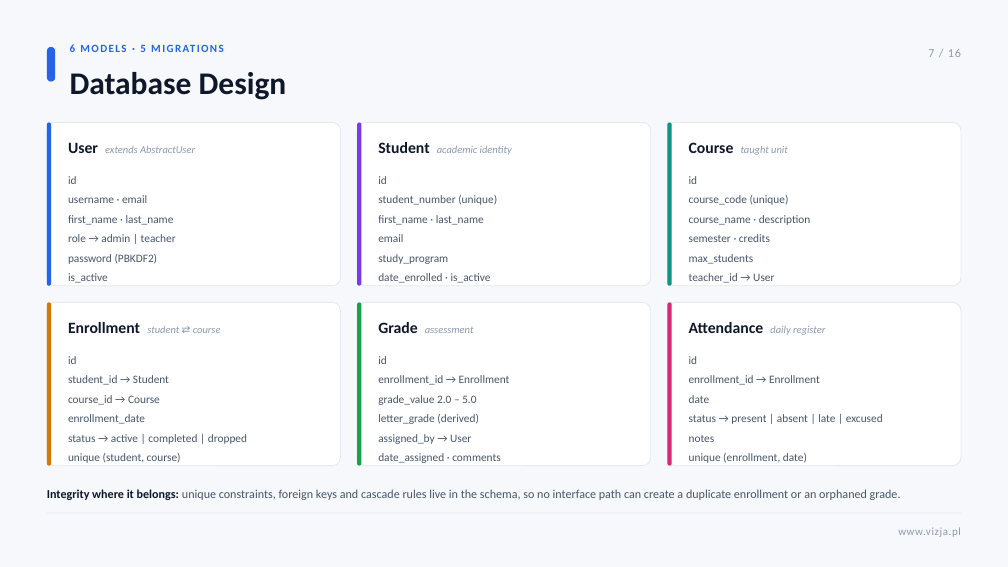
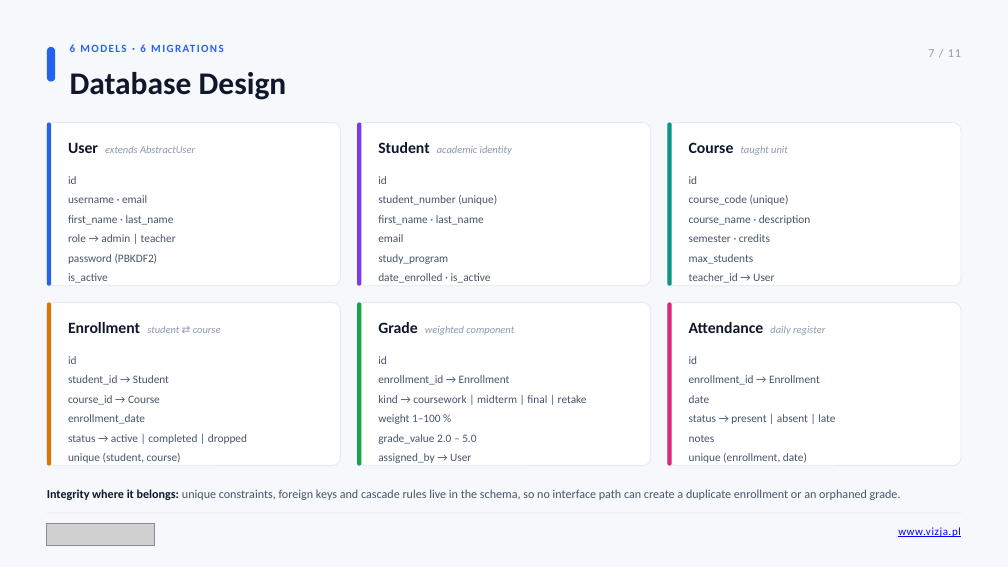
Before and after one commit to maksym671/Diploma-Project-SMS-Management-System, a slide deck: slide 7 of Maksym_Shpak_Diploma_Presentation.pptx. Drawn at 1008x567 pixels with LibreOffice and Linux fonts; fonts in the diff are those of the drawing; grey boxes stand for pictures. Boxes give left, top, right and bottom in pixels: in the first picture for what was removed or moved away, otherwise in the second. Text is boxed around its words. In the diff, an @@ line names an element or a change of style, - is before the commit and + after.

```diff
--- a/Maksym_Shpak_Diploma_Presentation.pptx
+++ b/Maksym_Shpak_Diploma_Presentation.pptx
@@ text at <box>928,49,961,57</box>: text changed @@
-7 / 16
+7 / 11
@@ text at <box>378,322,514,335</box>: text changed @@
-Grade assessment
+Grade weighted component
@@ text at <box>378,395,587,424</box>: paragraphs added @@
+kind → coursework | midterm | final | retake
+weight 1–100 %
@@ text at <box>378,414,479,424</box>: paragraph removed @@
-letter_grade (derived)
@@ text at <box>689,414,835,424</box>: text changed @@
-status → present | absent | late | excused
+status → present | absent | late
@@ text at <box>378,453,501,463</box>: paragraph removed @@
-date_assigned · comments
@@ picture added at <box>47,523,154,545</box> @@
@@ text "www.vizja.pl" at <box>898,527,961,537</box>: text colour #8C9AAF to #0000FF, underline on @@
```
Also in this commit, not shown: 9 other slides changed, 1 slide added, 6 slides removed, 51 other files.
